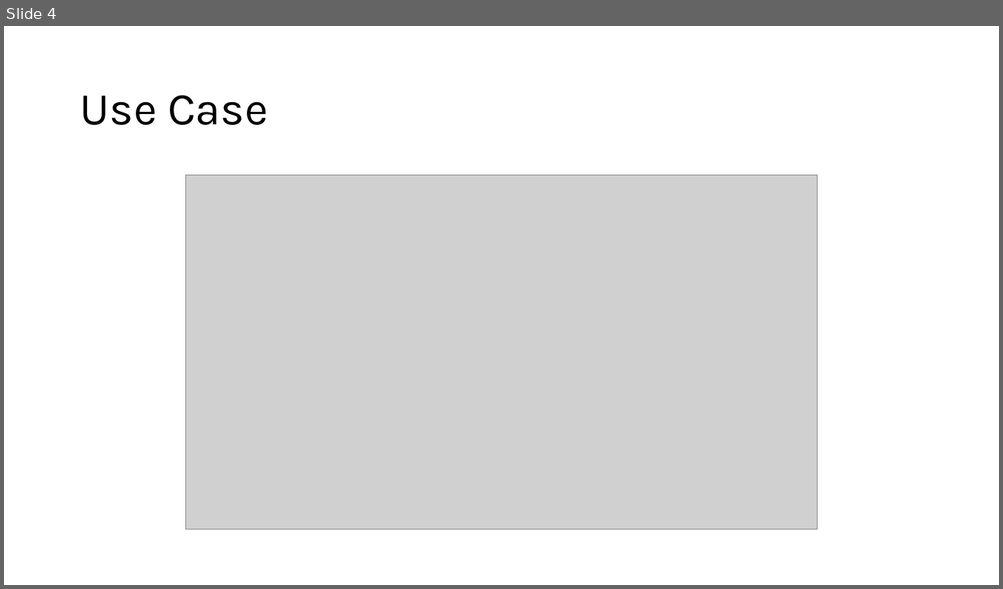
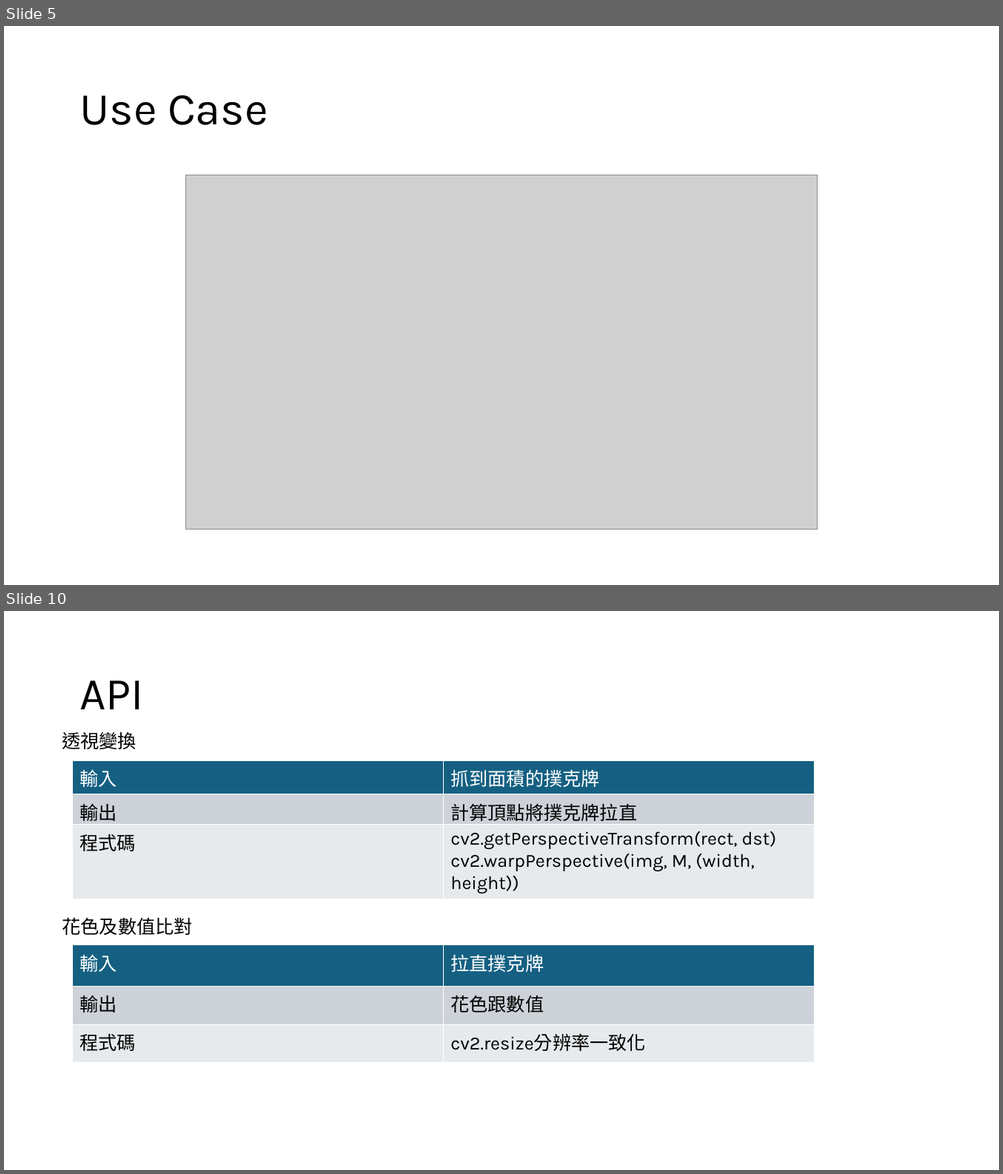
Before and after one commit to kennygnw/poker_detection_endterm, a slide deck: poker.pptx. Shown one above the other, each under a label of ours: slide 4 before the commit, slides 5 and 10 after it; the slides between them are not shown. The pictures are 1003x589 and 1003x1174 pixels, drawn with LibreOffice and Linux fonts; fonts in the diff are those of the drawing; grey boxes stand for pictures. Boxes give left, top, right and bottom in pixels: in the first picture for what was removed or moved away, otherwise in the second. Text is boxed around its words. In the diff, an @@ line names an element or a change of style, - is before the commit and + after.

```diff
--- a/poker.pptx
+++ b/poker.pptx
@@ slide 10 added at [4,611,999,1170], background #FFFFFF @@
@@ title added at [79,681,144,709], 44 pt, text #000000 @@
+API
@@ text added at [62,732,136,749], 18 pt, text #000000 @@
+透視變換
@@ table added at [73,761,814,897], 3 rows, 2 columns @@
+輸入 | 抓到面積的撲克牌
+輸出 | 計算頂點將撲克牌拉直
+程式碼 | cv2.getPerspectiveTransform(rect, dst) / cv2.warpPerspective(img, M, (width, height))
@@ text added at [62,917,192,935], 18 pt, text #000000 @@
+花色及數值比對
@@ table added at [73,945,814,1063], 3 rows, 2 columns @@
+輸入 | 拉直撲克牌
+輸出 | 花色跟數值
+程式碼 | cv2.resize分辨率一致化
@@ what was slide 4 is now slide 5 @@
```
Also in this commit, not shown: 1 slide changed, 6 other slides added, 1 other file.
